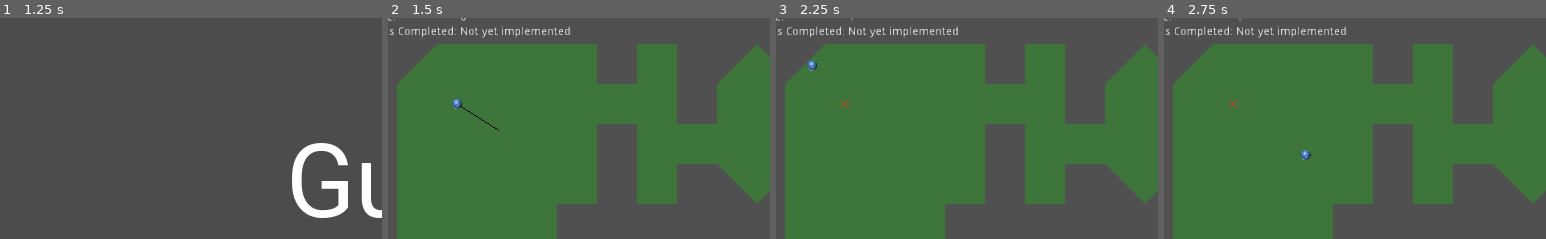
Above: before the commit, frames 1-4 (left to right).
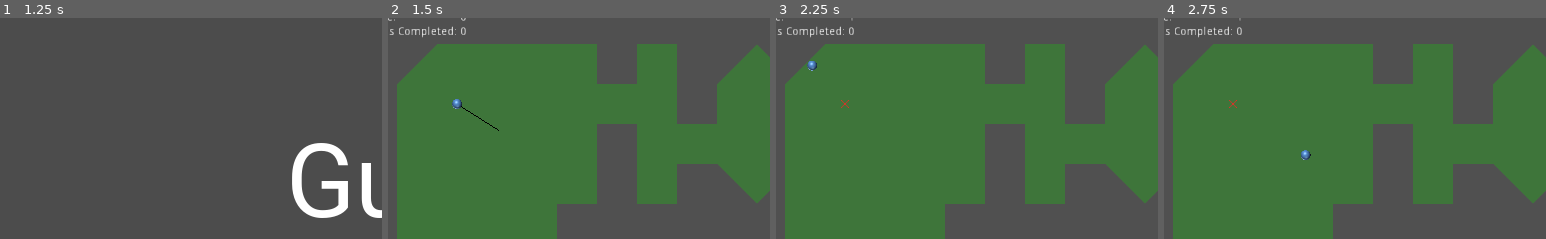
Above: after the commit, the same moments.

Repository: Halfwhit/Gulf
Game: Godot game, scene res://Scenes/Main.tscn
The game is run twice, just before and just after one commit, with the same random seed, the same clock (stepped at 60 frames per second) and the same inputs.
Inputs (mouse positions are % of the whole screen's width and height, from its top left):
- Up to frame 1 (1.25 s): tap Enter at 0.5 s; move the mouse to (75, 48) at 0.52 s; click (75, 48) at 0.6 s
- Up to frame 2 (1.5 s): click "Test Level" at 1.25 s
- Up to frame 3 (2.25 s): tap Space at 2 s; move the mouse to (31, 59) at 2.02 s; click (31, 59) at 2.1 s
- Up to frame 4 (2.75 s): no input
The pictures show only the part of the screen within x 4-54%, y 2-52%; the shares and areas given below are measured in that part.

Frame 1 is identical in both runs. In frame 2, 0.4% of the frame differs, in the area x 19-48%, y 3-10%; in frame 3, 0.4%; in frame 4, 0.4%.

Commit message:
HUD displays number of hits, number of holes completed, and correctly resets the number of hits for each level.

Diff:
--- /dev/null
+++ b/LevelController.gd
@@ -0,0 +1,13 @@
+extends Node
+
+var level_1 = preload("res://Scenes/Levels/TestLevel.tscn")
+
+var next_level
+
+# Called when the node enters the scene tree for the first time.
+func _ready():
+	pass # Replace with function body.
+
+# Called every frame. 'delta' is the elapsed time since the previous frame.
+#func _process(delta):
+#	pass
--- a/Scenes/Assets/Hole.gd
+++ b/Scenes/Assets/Hole.gd
@@ -4,4 +4,6 @@
 
 func _on_HoleArea2D_body_entered(body):
 	if body.get_name() == "Player":
-		body.holes_completed += 1
+		if body.get_node("TriggerArea"):
+			global.holes_completed += 1
+			get_tree().change_scene_to(NextLevel)
--- a/Scenes/Assets/Player.tscn
+++ b/Scenes/Assets/Player.tscn
@@ -1,11 +1,14 @@
-[gd_scene load_steps=4 format=2]
+[gd_scene load_steps=5 format=2]
 
 [ext_resource path="res://Scenes/Assets/Player.gd" type="Script" id=1]
 [ext_resource path="res://Fonts/ball.png" type="Texture" id=2]
 
+[sub_resource type="CircleShape2D" id=2]
+radius = 25.0
+
 [sub_resource type="CircleShape2D" id=1]
 custom_solver_bias = 1.0
-radius = 25.0
+radius = 15.0
 
 [node name="Player" type="KinematicBody2D"]
 scale = Vector2( 0.25, 0.25 )
@@ -16,11 +19,11 @@
 texture = ExtResource( 2 )
 
 [node name="CollisionShape2D" type="CollisionShape2D" parent="."]
+shape = SubResource( 2 )
+
+[node name="TriggerArea" type="Area2D" parent="."]
+
+[node name="TriggerShape" type="CollisionShape2D" parent="TriggerArea"]
 shape = SubResource( 1 )
 
-[node name="Area2D" type="Area2D" parent="."]
-
-[node name="CollisionShape2D" type="CollisionShape2D" parent="Area2D"]
-shape = SubResource( 1 )
-
-[connection signal="area_entered" from="Area2D" to="." method="_on_Area2D_area_entered"]
+[connection signal="area_entered" from="TriggerArea" to="." method="_on_Area2D_area_entered"]
--- a/Scenes/GUI/GUI.gd
+++ b/Scenes/GUI/GUI.gd
@@ -5,7 +5,6 @@
 
 func _process(delta):
 	player_score = get_parent().get_node("Player").total_hits
-	holes_total = "Not yet implemented"
 
 	get_node("HBoxContainer/Values/ScoreValue").text = str(player_score)
-	get_node("HBoxContainer/Values/HolesTotal").text = str(holes_total)
+	get_node("HBoxContainer/Values/HolesTotal").text = str(global.holes_completed)
--- /dev/null
+++ b/global.gd
@@ -0,0 +1,6 @@
+extends Node
+
+var holes_completed
+
+func _ready():
+	holes_completed = 0
--- a/project.godot
+++ b/project.godot
@@ -18,6 +18,10 @@
 config/name="Gulf"
 run/main_scene="res://Scenes/Main.tscn"
 config/icon="res://icon.png"
+
+[autoload]
+
+global="*res://global.gd"
 
 [display]
 
